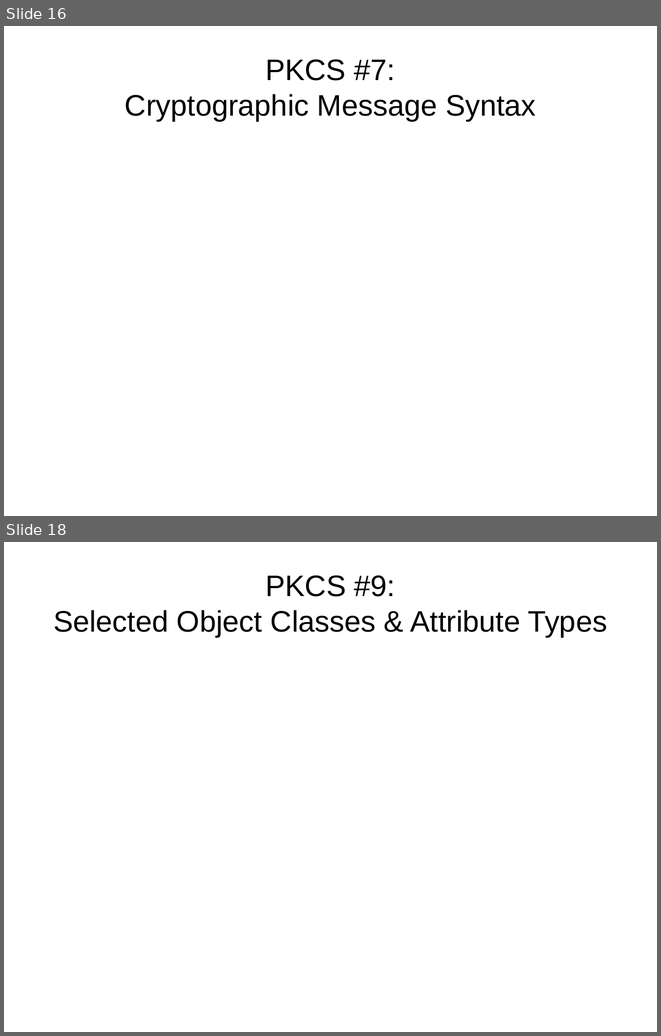
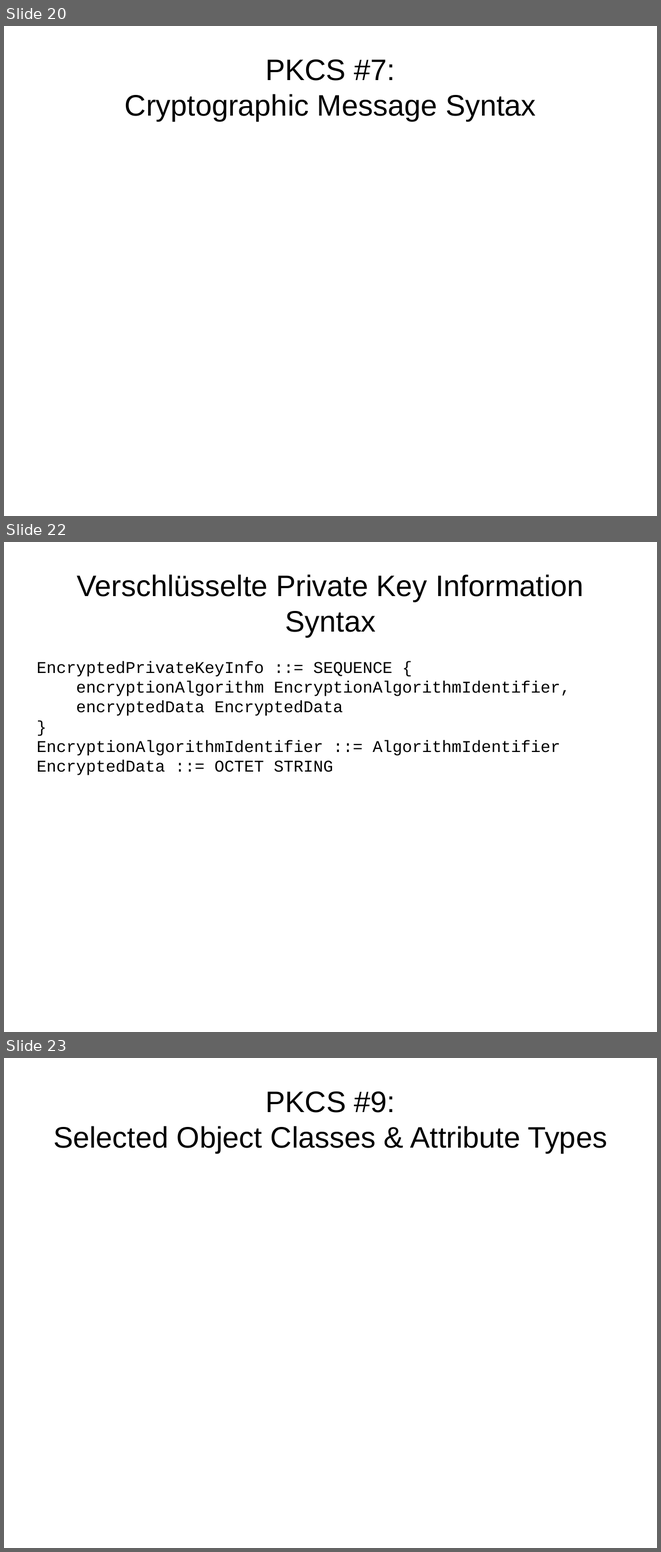
Before and after one commit to FFHS-Inf-2010-students/sa-krypt, a slide deck: pres/praesentation.odp. Shown one above the other, each under a label of ours: slides 16 and 18 before the commit, slides 20, 22 and 23 after it; the slides between them are not shown. The pictures are 661x1036 and 661x1552 pixels, drawn with LibreOffice and Linux fonts; fonts in the diff are those of the drawing. Boxes give left, top, right and bottom in pixels: in the first picture for what was removed or moved away, otherwise in the second. Text is boxed around its words. In the diff, an @@ line names an element or a change of style, - is before the commit and + after.

```diff
--- a/pres/praesentation.odp
+++ b/pres/praesentation.odp
@@ slide 22 added at [4, 542, 657, 1032], background #FFFFFF @@
@@ title added at [77, 574, 583, 637], 36 pt, text #000000 @@
+Verschlüsselte Private Key Information Syntax
@@ text added at [37, 661, 570, 775], 20 pt, text #000000 @@
+EncryptedPrivateKeyInfo ::= SEQUENCE {
+encryptionAlgorithm EncryptionAlgorithmIdentifier,
+encryptedData EncryptedData
+}
+EncryptionAlgorithmIdentifier ::= AlgorithmIdentifier
+EncryptedData ::= OCTET STRING
@@ what was slide 16 is now slide 20 @@
@@ what was slide 18 is now slide 23 @@
```
Also in this commit, not shown: 13 slides changed, 5 other slides added, 1 slide removed.
